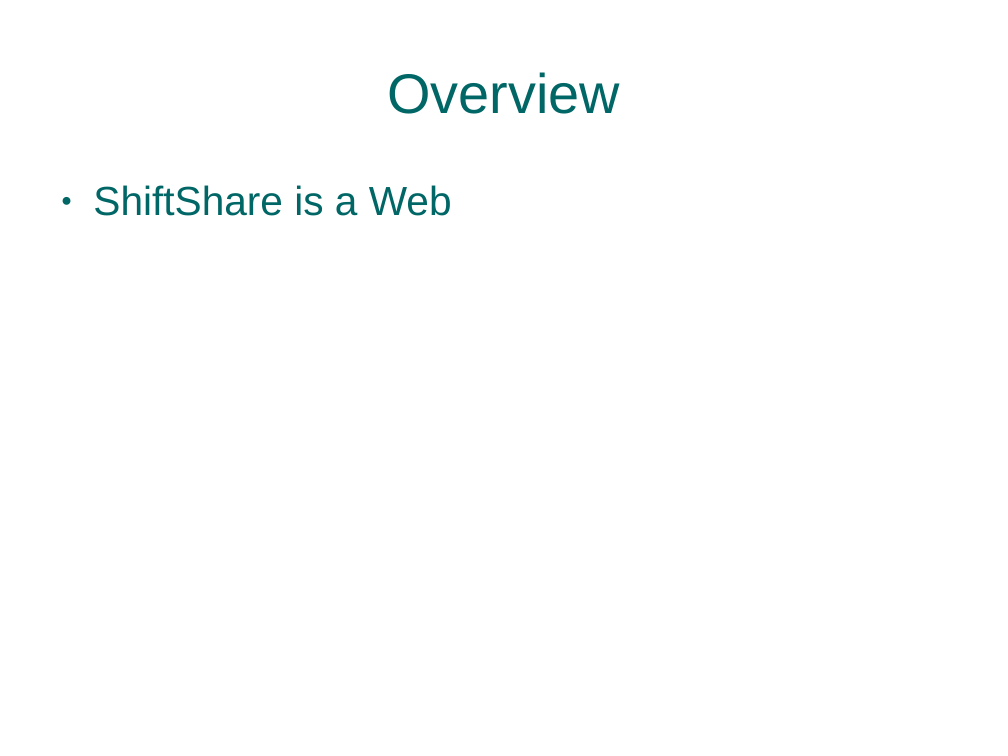
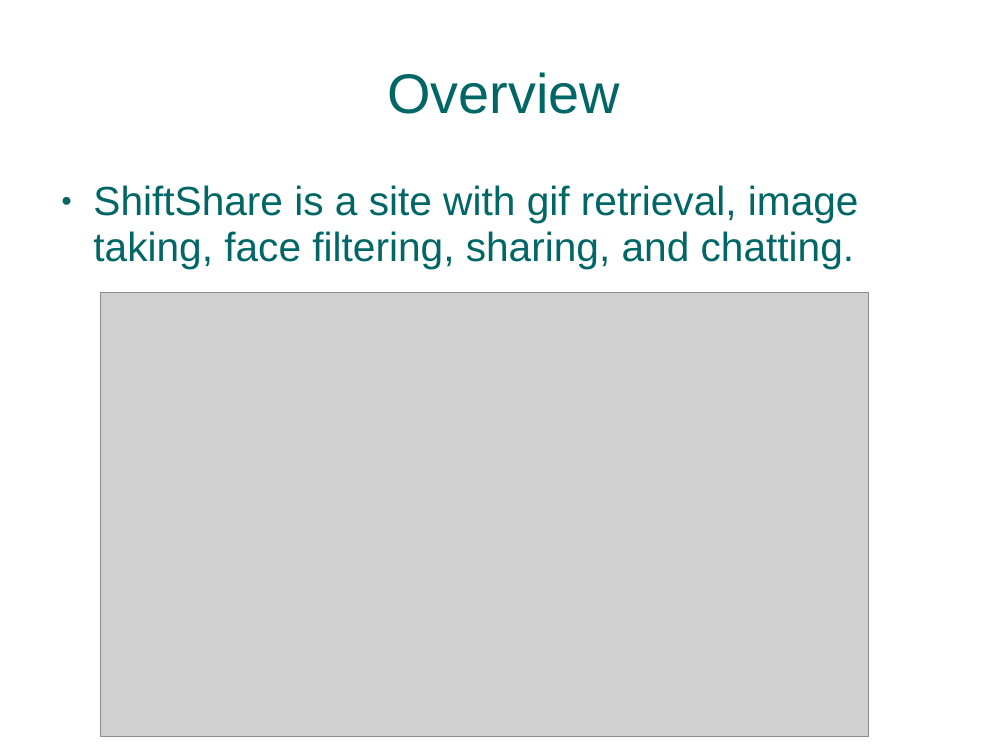
Before and after one commit to abruestle/ShiftShare, a slide deck: slide 2 of presentation/ShiftSharePresentation.ppt. Drawn at 1008x756 pixels with LibreOffice and Linux fonts; fonts in the diff are those of the drawing; grey boxes stand for pictures; background and template pictures are left out. Boxes give left, top, right and bottom in pixels: in the first picture for what was removed or moved away, otherwise in the second. Text is boxed around its words. In the diff, an @@ line names an element or a change of style, - is before the commit and + after.

Commit message:
presentation update

```diff
--- a/presentation/ShiftSharePresentation.ppt
+++ b/presentation/ShiftSharePresentation.ppt
@@ text at (93, 185, 859, 269): text changed @@
-● ShiftShare is a Web
+● ShiftShare is a site with gif retrieval, image taking, face filtering, sharing, and chatting.
@@ picture added at (101, 293, 869, 736) @@
```
Also in this commit, not shown: 2 other slides changed, 1 slide added, 1 other file.
